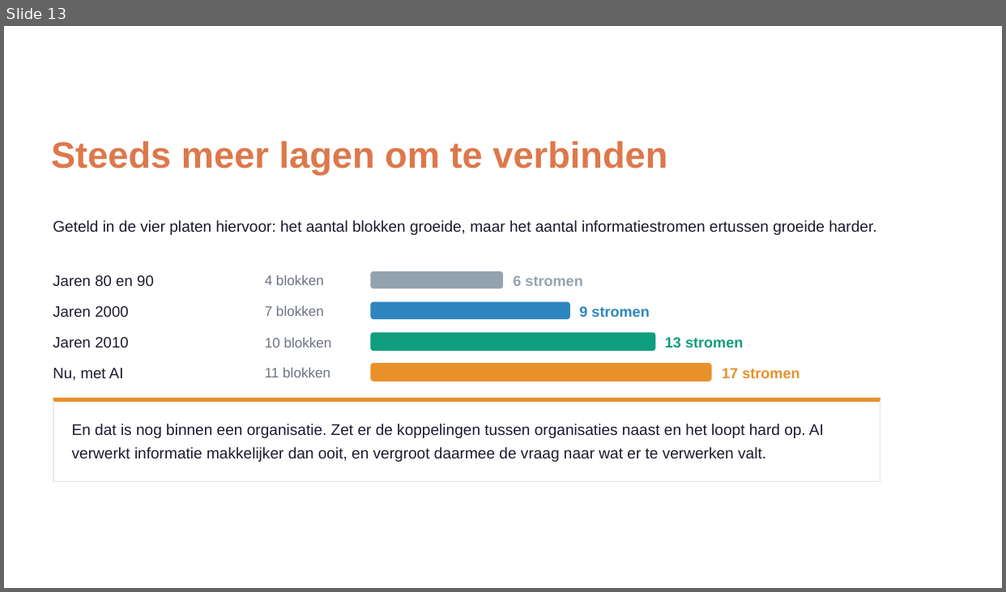
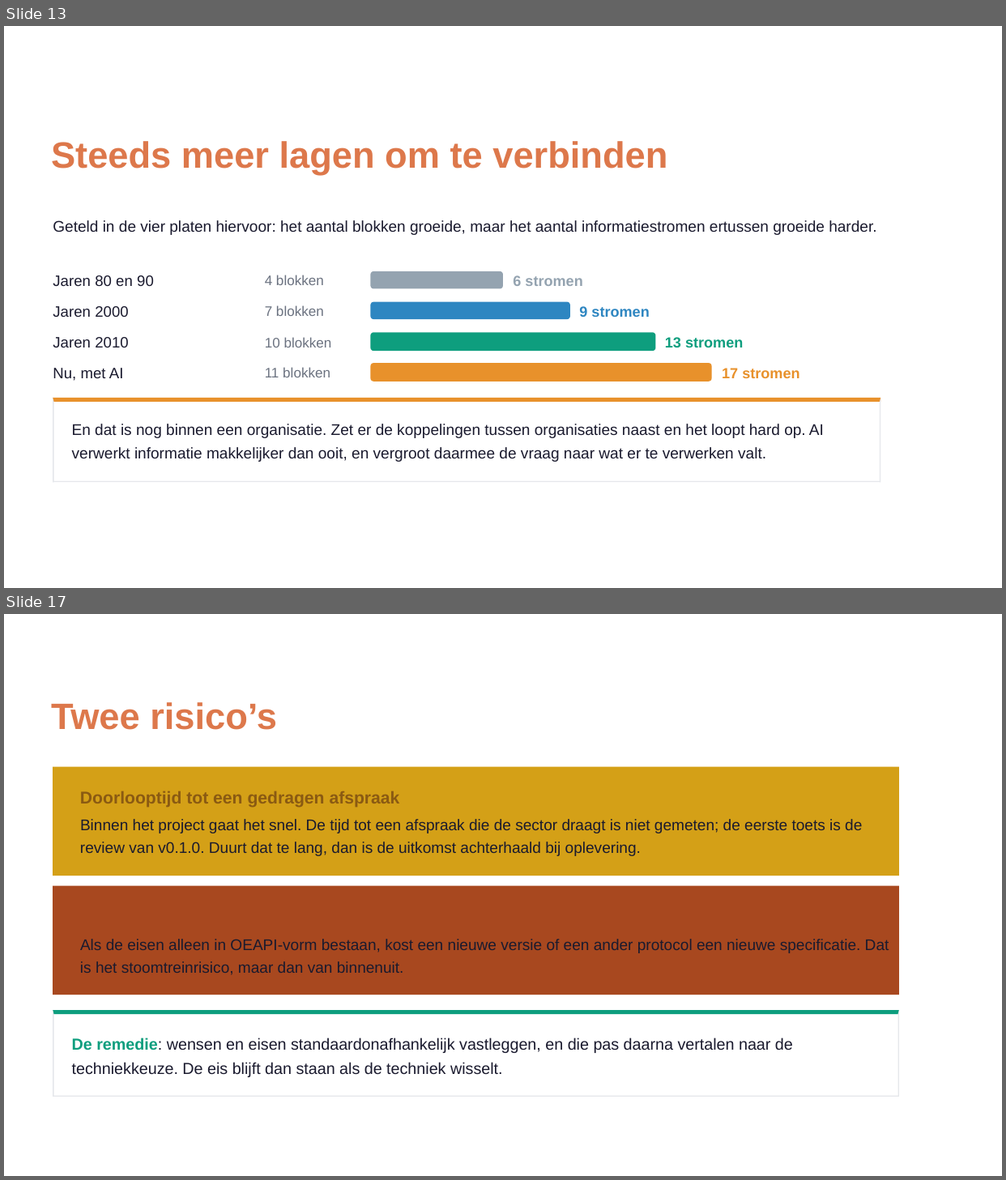
Before and after one commit to Npuls-OKx/meta, a slide deck: presentaties/export/260904_ai_houdbaarheid/260904_ai_houdbaarheid.pptx. Shown one above the other, each under a label of ours: slide 13 before the commit, slides 13 and 17 after it; the slides between them are not shown. The pictures are 1006x592 and 1006x1180 pixels, drawn with LibreOffice and Linux fonts; fonts in the diff are those of the drawing; background and template pictures are left out. Boxes give left, top, right and bottom in pixels: in the first picture for what was removed or moved away, otherwise in the second. Text is boxed around its words. In the diff, an @@ line names an element or a change of style, - is before the commit and + after.

Commit message:
Slide 15: orientatiecasus in plaats van inschrijven, en LMS benoemd
Inschrijven valt al onder project Aanmelden, intekenen en inschrijven,
dus die casus vervalt. Ervoor in de plaats komt orientatie: aanbod van
meerdere instellingen naast het eigen profiel in leeruitkomsten leggen.
Leerroute gaat nu expliciet over behaalde en gewenste leeruitkomsten
binnen een lopend traject, lesopzet noemt het LMS bij naam.

Verder op slide 14 de specificatiestructuur op alle drie de koppelingen,
op slide 17 twee risico's met vastgroeien aan een standaard erbij, en
slides 16, 18 en 19 daarop aangesloten.

Relateert aan: #212

```diff
--- a/presentaties/export/260904_ai_houdbaarheid/260904_ai_houdbaarheid.pptx
+++ b/presentaties/export/260904_ai_houdbaarheid/260904_ai_houdbaarheid.pptx
@@ slide 17 added at (4, 614, 1002, 1176), background picture (left out) @@
@@ freeform shape added at (4, 614, 1002, 1176), fill #000000 @@
@@ freeform shape added at (4, 614, 1002, 1176), fill #FFFFFF @@
@@ text added at (51, 702, 277, 730), 27 pt, text #DD784B, bold @@
+Twee risico’s
@@ freeform shape added at (53, 766, 899, 875), fill #D4A017 @@
@@ freeform shape added at (56, 766, 899, 875), fill #FDF3EA @@
@@ text added at (80, 791, 400, 807), 12.6 pt, text #8A5A12, bold @@
+Doorlooptijd tot een gedragen afspraak
@@ text added at (80, 819, 862, 834), 11.4 pt, text #1A1A2E @@
+Binnen het project gaat het snel. De tijd tot een afspraak die de sector draagt is niet gemeten; de eerste toets is de
@@ text added at (80, 842, 641, 856), 11.4 pt, text #1A1A2E @@
+review van v0.1.0. Duurt dat te lang, dan is de uitkomst achterhaald bij oplevering.
@@ freeform shape added at (53, 885, 899, 994), fill #A8481F @@
@@ freeform shape added at (56, 885, 899, 994), fill #FBF1EC @@
@@ text added at (80, 906, 384, 925), 12.6 pt, text #A8481F, bold @@
+Vastgroeien aan een standaard
@@ text added at (80, 939, 889, 953), 11.4 pt, text #1A1A2E @@
+Als de eisen alleen in OEAPI-vorm bestaan, kost een nieuwe versie of een ander protocol een nieuwe speciﬁcatie. Dat
@@ text added at (80, 961, 404, 975), 11.4 pt, text #1A1A2E @@
+is het stoomtreinrisico, maar dan van binnenuit.
@@ freeform shape added at (53, 1010, 899, 1097), fill #FFFFFF @@
@@ freeform shape added at (53, 1010, 899, 1014), fill #0E9E7E @@
@@ freeform shape added at (53, 1010, 54, 1097), fill #E5E7EB @@
@@ freeform shape added at (898, 1010, 899, 1097), fill #E5E7EB @@
@@ text added at (72, 1038, 793, 1053), 11.8 pt, text #1A1A2E @@
+De remedie: wensen en eisen standaardonafhankelijk vastleggen, en die pas daarna vertalen naar de
@@ text added at (72, 1062, 503, 1077), 11.8 pt, text #1A1A2E @@
+techniekkeuze. De eis blijft dan staan als de techniek wisselt.
@@ freeform shape added at (53, 1096, 899, 1097), fill #E5E7EB @@
```
Also in this commit, not shown: 4 slides changed, 1 other slide added, 2 slides removed, 2 other files.
